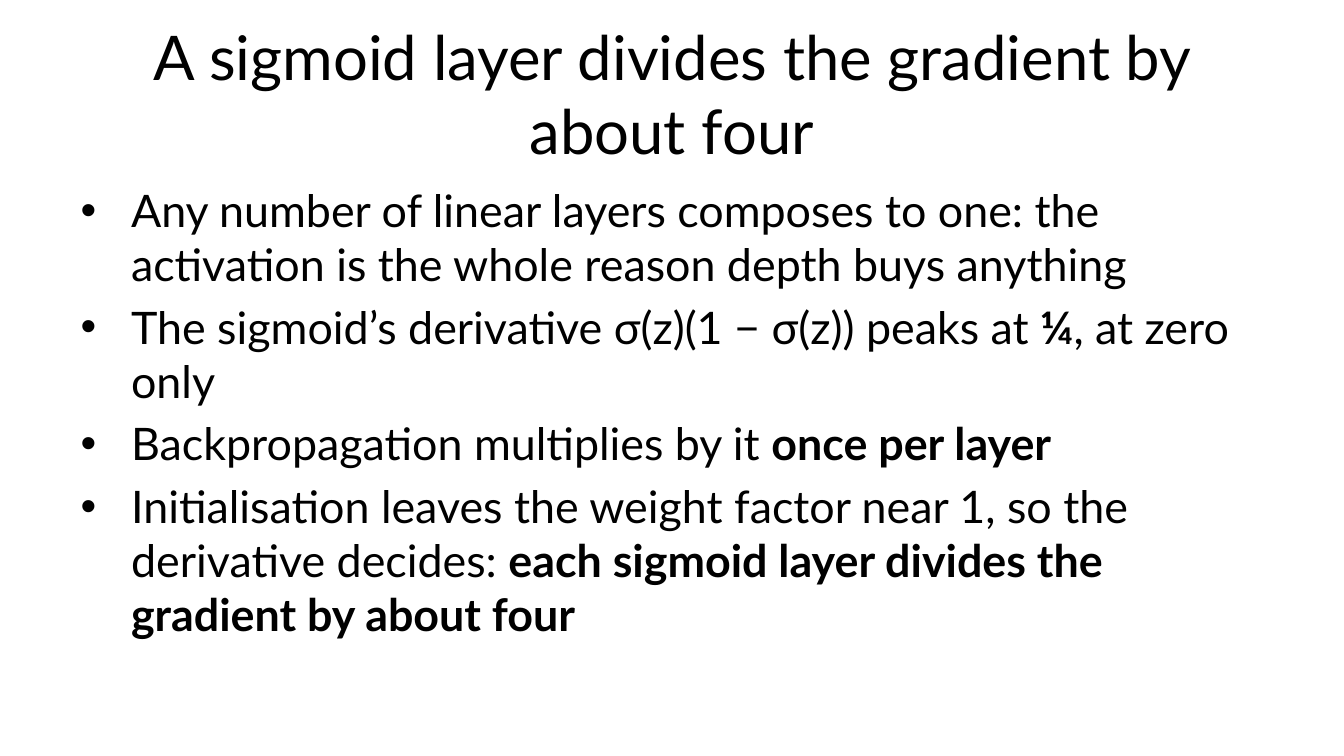
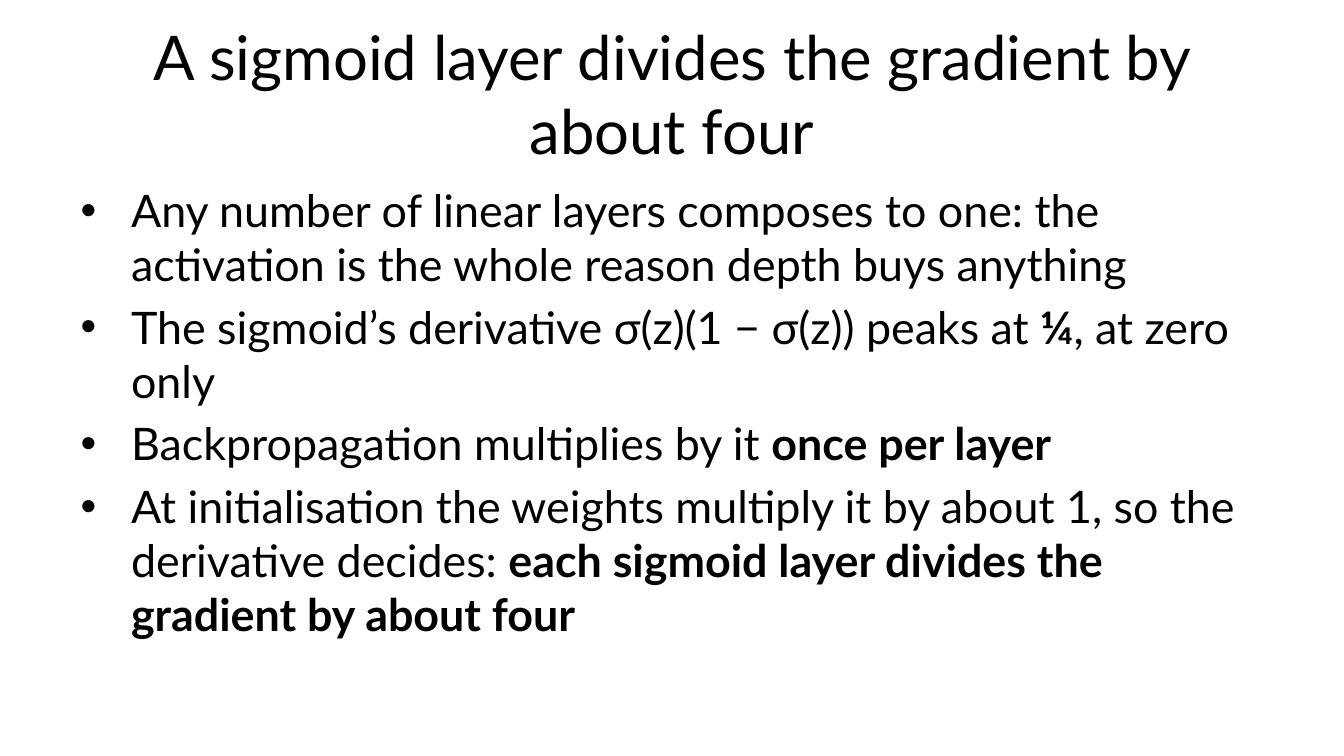
Before and after one commit to fabioantonini/technologies-for-artificial-intelligence, a slide deck: slide 45 of Lessons/09_neural_networks/Slides/neural_networks_slides.pptx. Drawn at 1344x756 pixels with LibreOffice and Linux fonts; fonts in the diff are those of the drawing; background and template pictures are left out. Boxes give left, top, right and bottom in pixels: in the first picture for what was removed or moved away, otherwise in the second. Text is boxed around its words. In the diff, an @@ line names an element or a change of style, - is before the commit and + after.

```diff
--- a/Lessons/09_neural_networks/Slides/neural_networks_slides.pptx
+++ b/Lessons/09_neural_networks/Slides/neural_networks_slides.pptx
@@ text at (x1=131, y1=490, x2=1235, y2=639): text changed @@
-• Initialisation leaves the weight factor near 1, so the derivative decides: each sigmoid layer divides the gradient by about four
+• At initialisation the weights multiply it by about 1, so the derivative decides: each sigmoid layer divides the gradient by about four
```
Also in this commit, not shown: 21 other slides changed, 3 slides added, 3 slides removed, 10 other files.
